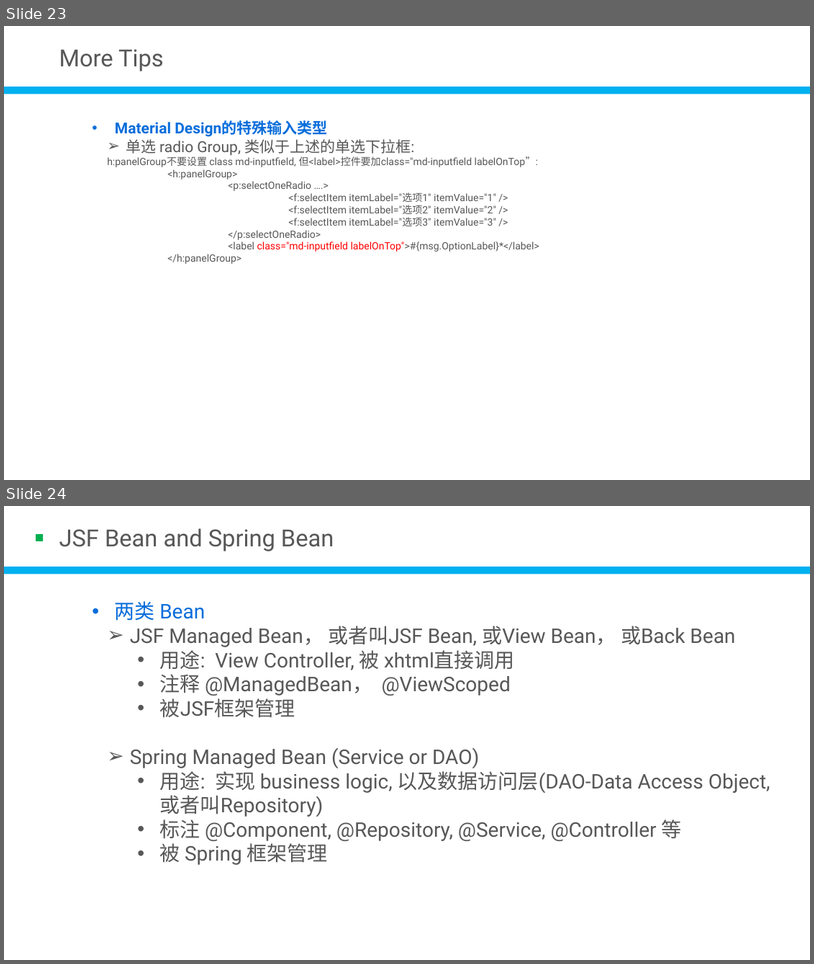
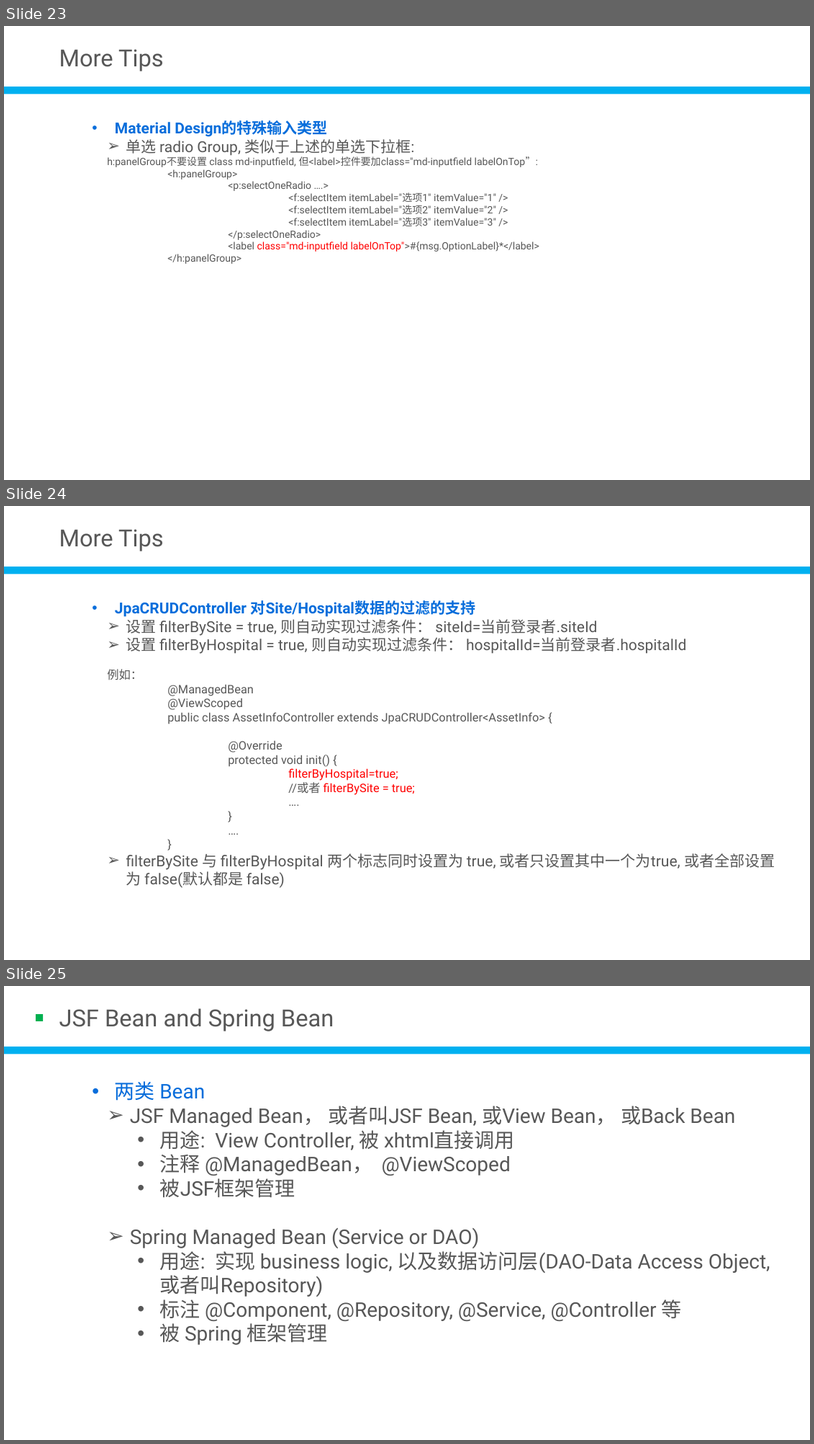
Before and after one commit to devhotmail/APMHome, a slide deck: Document/WebAppFrameworkDev.pptx. Shown one above the other, each under a label of ours: slides 23 and 24 before the commit, slides 23, 24 and 25 after it. The pictures are 814x964 and 814x1444 pixels, drawn with LibreOffice and Linux fonts; fonts in the diff are those of the drawing; background and template pictures are left out. Boxes give left, top, right and bottom in pixels: in the first picture for what was removed or moved away, otherwise in the second. Text is boxed around its words. In the diff, an @@ line names an element or a change of style, - is before the commit and + after.

```diff
--- a/Document/WebAppFrameworkDev.pptx
+++ b/Document/WebAppFrameworkDev.pptx
@@ slide 24 added at <box>4,506,810,960</box>, background #C7EDCC @@
@@ text added at <box>59,529,164,551</box>, 28 pt, text #575757 @@
+More Tips
@@ rectangle added at <box>4,566,810,574</box>, fill #00B0F0 @@
@@ text added at <box>107,600,775,888</box>, 18 pt, text #575757 @@
+• JpaCRUDController 对Site/Hospital数据的过滤的支持
+    ➢ 设置 filterBySite = true, 则自动实现过滤条件： siteId=当前登录者.siteId
+    ➢ 设置 filterByHospital = true, 则自动实现过滤条件： hospitalId=当前登录者.hospitalId
+    例如：
+        @ManagedBean
+        @ViewScoped
+        public class AssetInfoController extends JpaCRUDController<AssetInfo> {
+        @Override
+        protected void init() {
+        filterByHospital=true;
+        //或者 filterBySite = true;
+        ….
+        }
+        ….
+        }
+    ➢ filterBySite 与 filterByHospital 两个标志同时设置为 true, 或者只设置其中一个为true, 或者全部设置为 false(默认都是 false)
@@ what was slide 24 is now slide 25 @@
```
